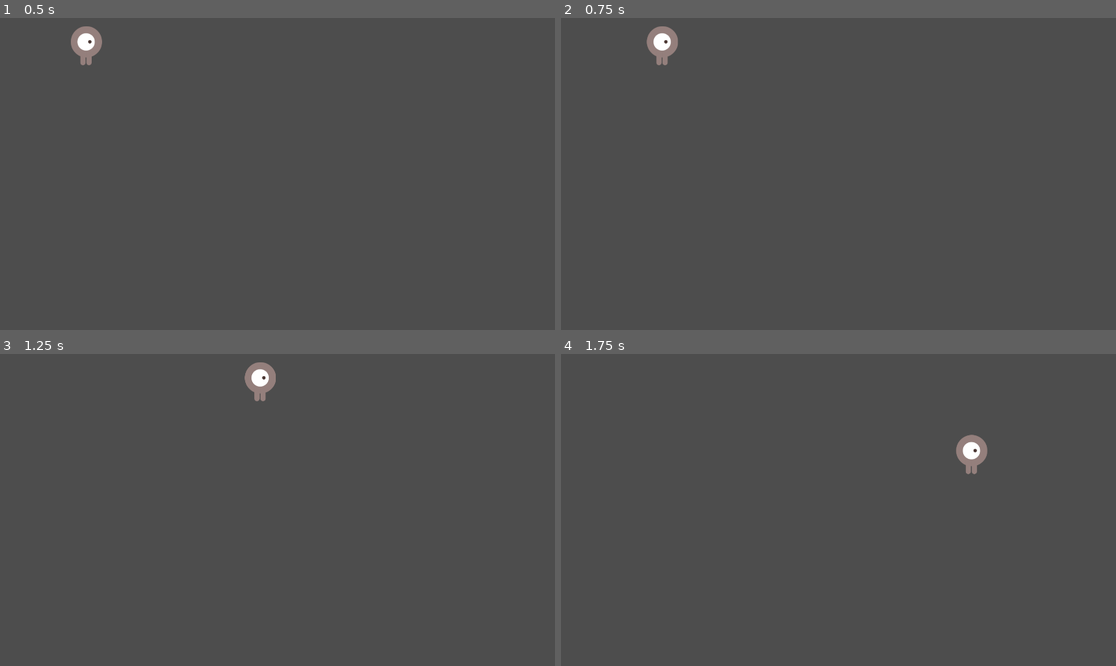
Above: before the commit, frames 1-4 (two rows, left to right).
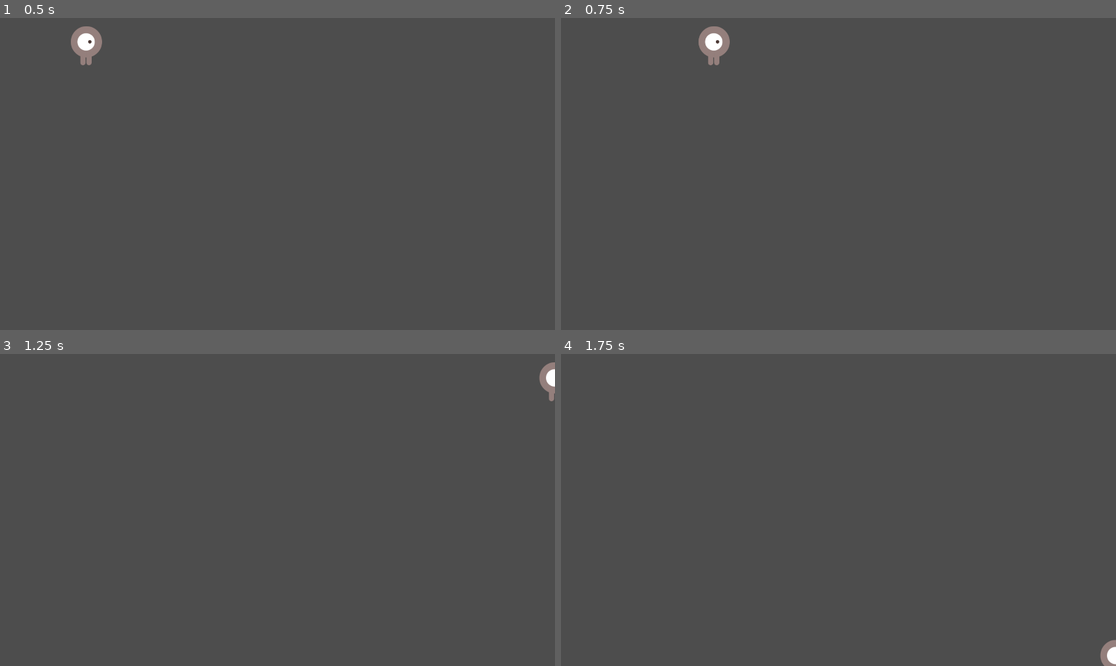
Above: after the commit, the same moments.

Repository: RovarisTales/labs
Game: Godot game, scene res://player.tscn
Two runs of this game, one before a commit and one after it. Both use one fixed random seed, a clock stepped at 60 frames per second and the inputs below. The project has no main scene, so this scene is started directly.
Inputs:
- Up to frame 1 (0.5 s): no input
- Up to frame 2 (0.75 s): tap Enter at 0.5 s; hold D (move_right) from 0.53 s (still down)
- Up to frame 3 (1.25 s): keep holding D (move_right)
- Up to frame 4 (1.75 s): release D (move_right) at 1.28 s; hold S (move_down) from 1.28 s (still down)

Frame 1 is identical in both runs. In frame 2, 1.0% of the frame differs, in the area x 15-31%, y 2-16%; in frame 3, 0.7%; in frame 4, 0.7%.

Commit message:
forgot to push movement changes

Diff:
--- a/labs/player.gd
+++ b/labs/player.gd
@@ -1,12 +1,13 @@
 extends Node2D
 
-var speed := 200.0
+var speed := 100.0
 var dash_speed = 800
 var direction: Vector2
 var velocity: Vector2
-var acceleration: Vector2
+var acceleration: float = 2
 var movement_input: Vector2
 var lambda = 1
+var deacceleration = 10.0
 
 var dash_timer = 0
 
@@ -15,7 +16,7 @@
 	direction = Vector2.ZERO
 	velocity = Vector2.ZERO
 	movement_input = Vector2.ZERO
-	acceleration = Vector2(0.2,0.2)
+
 
 
 # Called every frame. 'delta' is the elapsed time since the previous frame.
@@ -33,19 +34,15 @@
 	movement_input = Vector2(
 		int(Input.is_action_pressed("move_right")) - int(Input.is_action_pressed("move_left")),
 		int(Input.is_action_pressed("move_down")) - int(Input.is_action_pressed("move_up"))
-	).normalized()
+	)
 
 func update_velocity(index, delta):
-	if abs(velocity[index]) < speed and abs(movement_input[index]) != 0:
-		velocity[index] += movement_input[index] * acceleration[index] * speed * delta
-	elif abs(movement_input[index]) != 0:
-		clampf(velocity[index], -speed, speed)
-	elif  velocity[index] < -speed and abs(movement_input[index]) != 0:
-		velocity[index] = -speed
-	elif abs(velocity[index]) > 0 and movement_input[index] == 0:
-		if abs(velocity[index]) < lambda:
-			velocity[index] = 0
-		elif velocity[index] > 0:
-			velocity[index] = max(velocity[index] -acceleration[index] * speed * 1.5 * delta, 0)
-		elif velocity[index] <0:
-			velocity[index] = min(velocity[index] + acceleration[index] * speed * 1.5 * delta, 0)
+	var target_velocity = speed * movement_input[index]
+
+	var velocity_diferential = target_velocity - velocity[index]
+
+	var acceleration_rate = acceleration if abs(target_velocity) > 0.1 else deacceleration
+
+	var movement = velocity_diferential * acceleration_rate * delta
+
+	velocity[index] += movement
